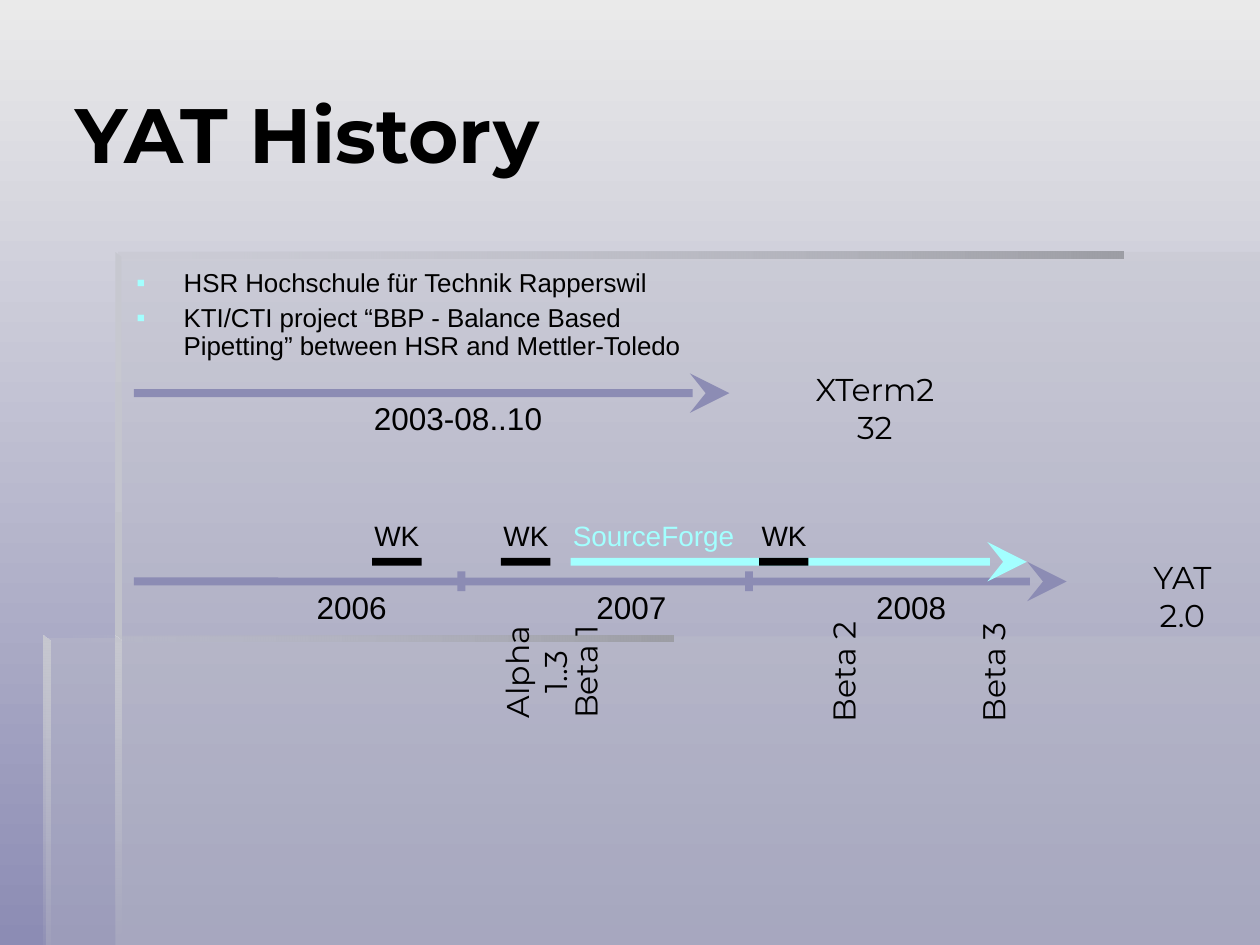
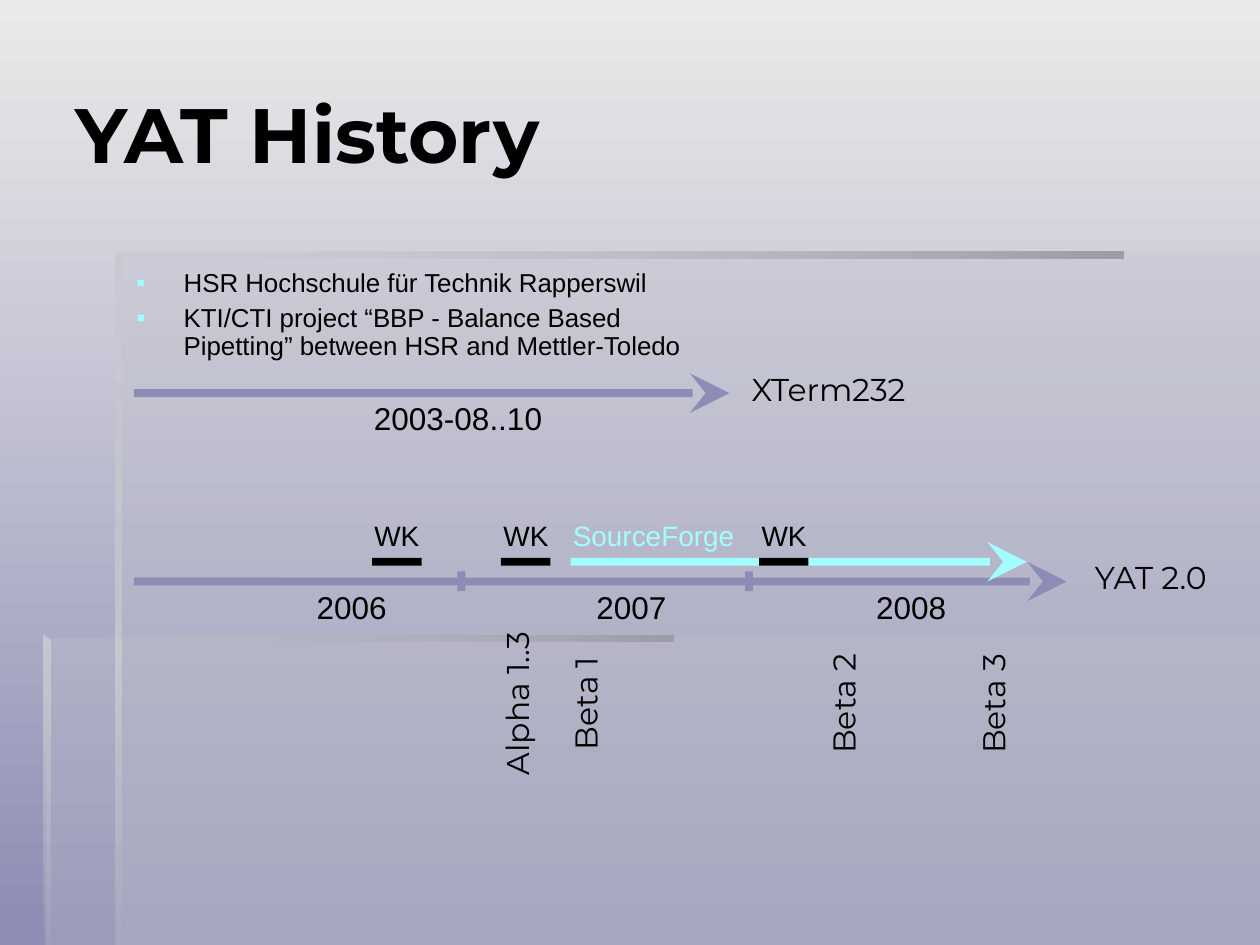
Before and after one commit to icis4/yat, a slide deck: slide 9 of _Doc.User/YAT Presentation/YAT.ppt. Drawn at 1260x945 pixels with LibreOffice and Linux fonts; fonts in the diff are those of the drawing. Boxes give left, top, right and bottom in pixels: in the first picture for what was removed or moved away, otherwise in the second. Text is boxed around its words. In the diff, an @@ line names an element or a change of style, - is before the commit and + after.

```diff
--- a/_Doc.User/YAT Presentation/YAT.ppt
+++ b/_Doc.User/YAT Presentation/YAT.ppt
@@ text "XTerm232" at (x1=752, y1=378, x2=906, y2=401): alignment centre to left; list level 2 to 1 in "XTerm232" @@
@@ text "YAT 2.0" at (x1=1095, y1=566, x2=1206, y2=589): list level 2 to 1 in "YAT 2.0" @@
@@ text "Alpha 1..3" at (x1=494, y1=636, x2=537, y2=772): list level 2 to 1 in "Alpha 1..3" @@
@@ text "Beta 1" at (x1=563, y1=660, x2=606, y2=747): list level 2 to 1 in "Beta 1" @@
@@ text "Beta 2" at (x1=821, y1=654, x2=864, y2=750): list level 2 to 1 in "Beta 2" @@
@@ text "Beta 3" at (x1=970, y1=655, x2=1013, y2=750): list level 2 to 1 in "Beta 3" @@
```
Also in this commit, not shown: 3 other slides changed, 3 slides added, 3 slides removed, 8 other files.
